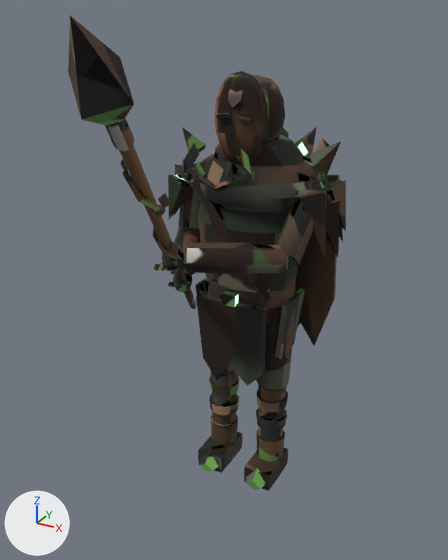
Two versions of the Blender file assets/models/src/grove_warden_hd.blend, one commit apart.
One viewpoint serves both versions: a 50 mm camera at (1.04, -2.12, 1.97) aimed at (0.09, -0.38, 1.1). Arrows for +X, +Y and +Z are at lower left; the lights stay in place. The picture after the commit comes second.

Objects in the first picture: 'GroveWardenMesh'.
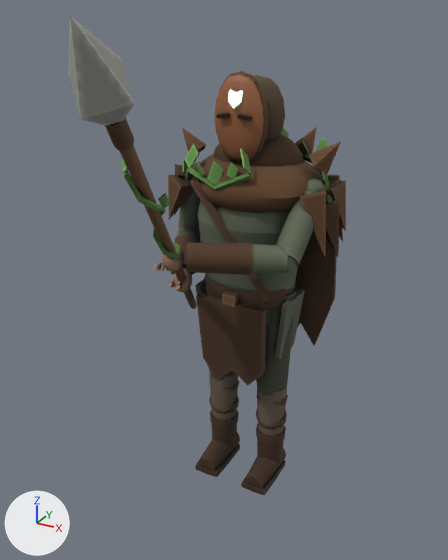
What differs and where, as boxes [x1, y1, x2, y2] in the pictures (448 x 560 px; the box of a moved part takes in the faces that stretch with it):
'GroveWardenMesh', reshaped: before [68, 16, 346, 491]; after [68, 16, 346, 496]
part 1 of me_grovewardenmesh, moved or reshaped: before [210, 415, 238, 445]; after [211, 423, 237, 449]
part 2 of me_grovewardenmesh, moved or reshaped: before [256, 428, 285, 462]; after [210, 410, 239, 428]
part 3 of me_grovewardenmesh, added (brown): after [257, 438, 284, 466]
part 4 of me_grovewardenmesh, added: after [256, 424, 286, 444]
part 5 of me_grovewardenmesh, rebuilt: before [198, 432, 243, 473]; after [199, 433, 240, 471]
part 6 of me_grovewardenmesh, rebuilt (7% narrower, 7% shorter): before [244, 448, 288, 491]; after [245, 448, 286, 488]
part 7 of me_grovewardenmesh, added (mostly hidden): after [210, 371, 234, 380]
part 8 of me_grovewardenmesh, added: after [258, 385, 284, 395]
part 9 of me_grovewardenmesh, moved or reshaped: before [200, 291, 296, 490]; after [195, 277, 297, 496]
part 10 of me_grovewardenmesh, surface changed (lighter): [68, 16, 346, 436] in both

Patch to the scene script:
```diff
--- a/assets/models/src/grove_warden_hd.blend.py
+++ b/assets/models/src/grove_warden_hd.blend.py
@@ me_grovewardenmesh @@
 # used by ob_grovewardenmesh; location = (0.0, 0.0, 0.0)
-me_grovewardenmesh.from_pydata(...)  # 4330 vertices, 4090 faces; spans x -0.46..0.37, y -1.37..0.32, z -0.01..1.95
+me_grovewardenmesh.from_pydata(...)  # 4578 vertices, 4330 faces; spans x -0.46..0.37, y -1.37..0.32, z 0.0..1.95
+# me_grovewardenmesh part 1: the loose piece of 38 vertices spanning x -0.18..-0.06, y -0.07..0.07, z 0.08..0.2 is scaled about its middle by (0.947, 0.947, 1.33), then moved by (0.0, 0.0, -0.01)
+# me_grovewardenmesh part 2: the loose piece of 38 vertices spanning x 0.06..0.18, y -0.07..0.07, z 0.08..0.2 is scaled about its middle by (1.07, 1.07, 0.333), then moved by (-0.24, 0.0, 0.07)
+# me_grovewardenmesh part 3: the loose piece of 38 vertices spanning x 0.06..0.18, y -0.07..0.07, z 0.08..0.2 is copied, and the copy is scaled about its middle by (0.947, 0.947, 1.33), then moved by (0.0, 0.0, -0.01); it spans x 0.06..0.18, y -0.06..0.06, z 0.05..0.21
+# me_grovewardenmesh part 4: the loose piece of 38 vertices spanning x 0.06..0.18, y -0.07..0.07, z 0.08..0.2 is copied, and the copy is scaled about its middle by (1.07, 1.07, 0.333), then moved by (0.0, 0.0, 0.07); it spans x 0.05..0.19, y -0.07..0.07, z 0.19..0.23
+# me_grovewardenmesh part 5: the loose piece of 26 vertices spanning x -0.19..-0.06, y -0.15..0.08, z 0.0..0.09 is rebuilt with 38 vertices and now spans x -0.18..-0.06, y -0.17..0.06, z 0.0..0.12
+# me_grovewardenmesh part 6: the loose piece of 26 vertices spanning x 0.06..0.19, y -0.15..0.08, z 0.0..0.09 is rebuilt with 38 vertices and now spans x 0.06..0.18, y -0.17..0.06, z 0.0..0.12
+# me_grovewardenmesh part 7: a new loose piece of 86 vertices spanning x -0.18..-0.06, y -0.08..0.06, z 0.41..0.55, in mat_grovewardenmesh_baked
+# me_grovewardenmesh part 8: a new loose piece of 86 vertices spanning x 0.06..0.18, y -0.08..0.06, z 0.41..0.55, in mat_grovewardenmesh_baked
+# me_grovewardenmesh part 9: 120 vertices moved from x -0.19..0.19, y -0.07..0.07, z 0.2..0.48 to x -0.19..0.19, y -0.07..0.06, z 0.21..0.48; 202 vertices removed from x -0.21..0.21, y -0.18..0.09, z -0.01..0.86; 178 vertices added at x -0.2..0.2, y -0.18..0.09, z 0.0..0.92
+# me_grovewardenmesh part 10: 3704 kept faces spanning x -0.46..0.37, y -1.37..0.32, z 0.21..1.95 get new texture (UV) coordinates
 me_grovewardenmesh.materials.append(mat_grovewardenmesh_baked)
```
